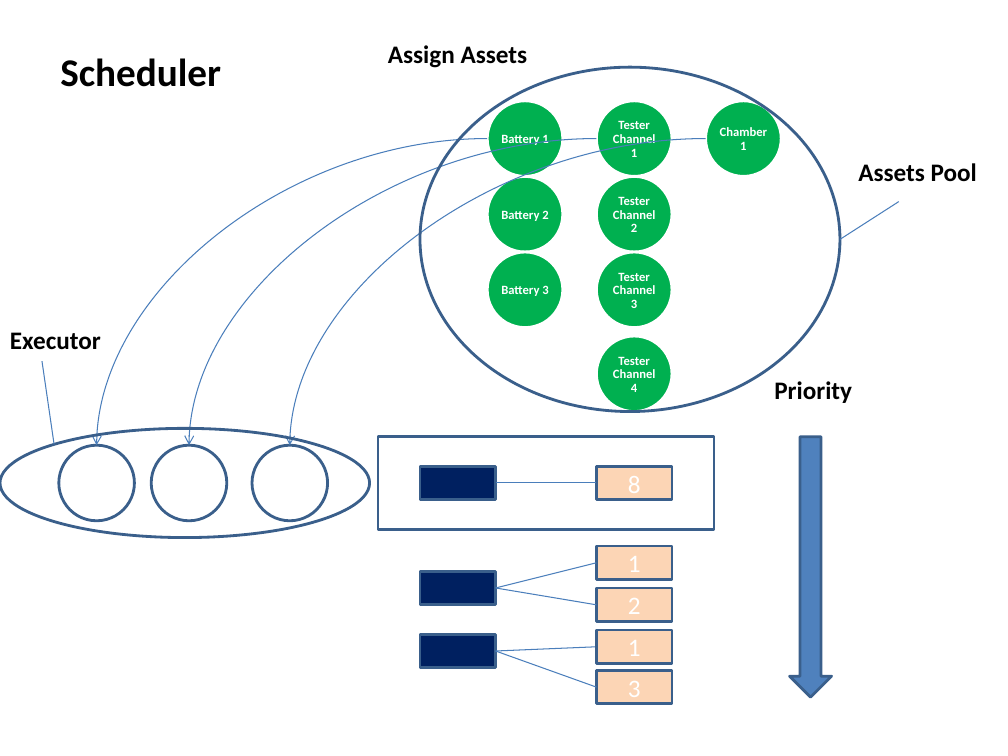
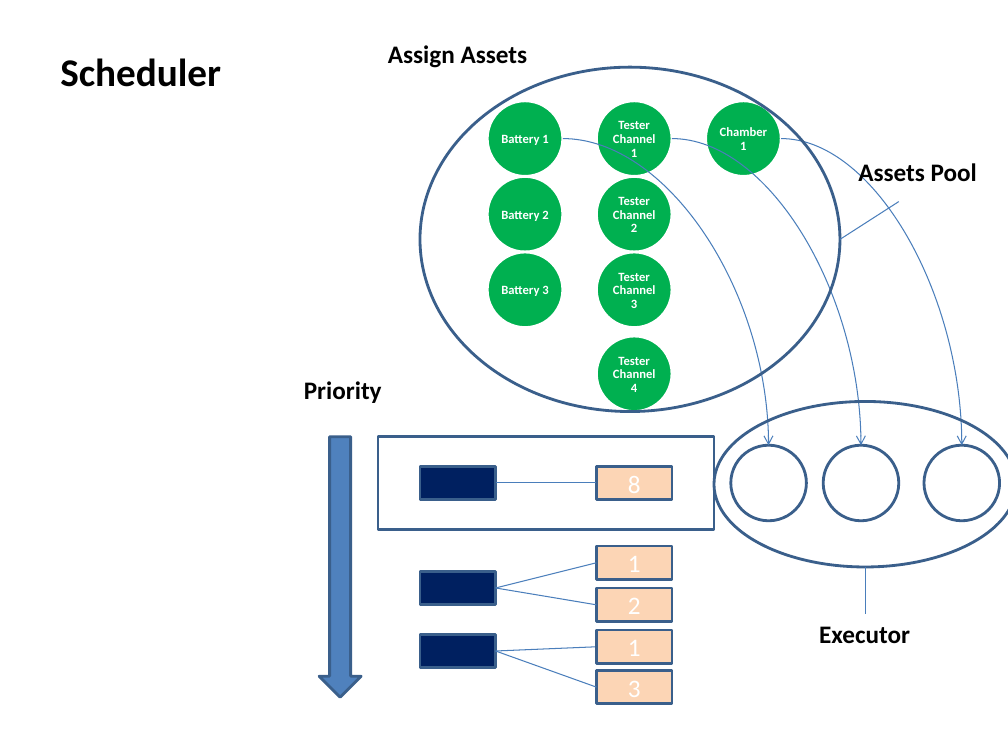
Before and after one commit to happylennychen/BCLabManager, a slide deck: slide 14 of Doc/V5 design doc.pptx (slide 9 before the commit). Drawn at 1008x756 pixels with LibreOffice and Linux fonts; fonts in the diff are those of the drawing. Boxes give left, top, right and bottom in pixels: in the first picture for what was removed or moved away, otherwise in the second. Text is boxed around its words. In the diff, an @@ line names an element or a change of style, - is before the commit and + after.

```diff
--- a/Doc/V5 design doc.pptx
+++ b/Doc/V5 design doc.pptx
@@ curved arrow moved from (487, 138) - (97, 446) to (562, 139) - (768, 446) @@
@@ curved arrow moved from (597, 138) - (190, 446) to (672, 139) - (861, 446) @@
@@ curved arrow moved from (706, 138) - (290, 446) to (781, 139) - (962, 446) @@
@@ text "Priority": place and size @@
-text "Priority" at box(774, 381, 852, 403)
+text "Priority" at box(304, 381, 382, 403)
@@ ellipse: place and size @@
-ellipse at box(0, 428, 370, 537)
+ellipse at box(714, 401, 1008, 566)
@@ down arrow: place and size @@
-down arrow at box(789, 436, 832, 697)
+down arrow at box(320, 436, 362, 697)
@@ ellipse: place and size @@
-ellipse at box(58, 446, 134, 521)
+ellipse at box(731, 446, 806, 521)
@@ ellipse: place and size @@
-ellipse at box(151, 446, 227, 521)
+ellipse at box(824, 446, 899, 521)
@@ ellipse: place and size @@
-ellipse at box(252, 446, 328, 521)
+ellipse at box(924, 446, 1000, 521)
@@ line moved from (54, 445) - (42, 361) to (865, 566) - (865, 614) @@
@@ text "Executor": place and size @@
-text "Executor" at box(10, 332, 101, 350)
+text "Executor" at box(819, 626, 910, 644)
```
Also in this commit, not shown: 2 other slides changed, 6 slides added, 6 other files.
